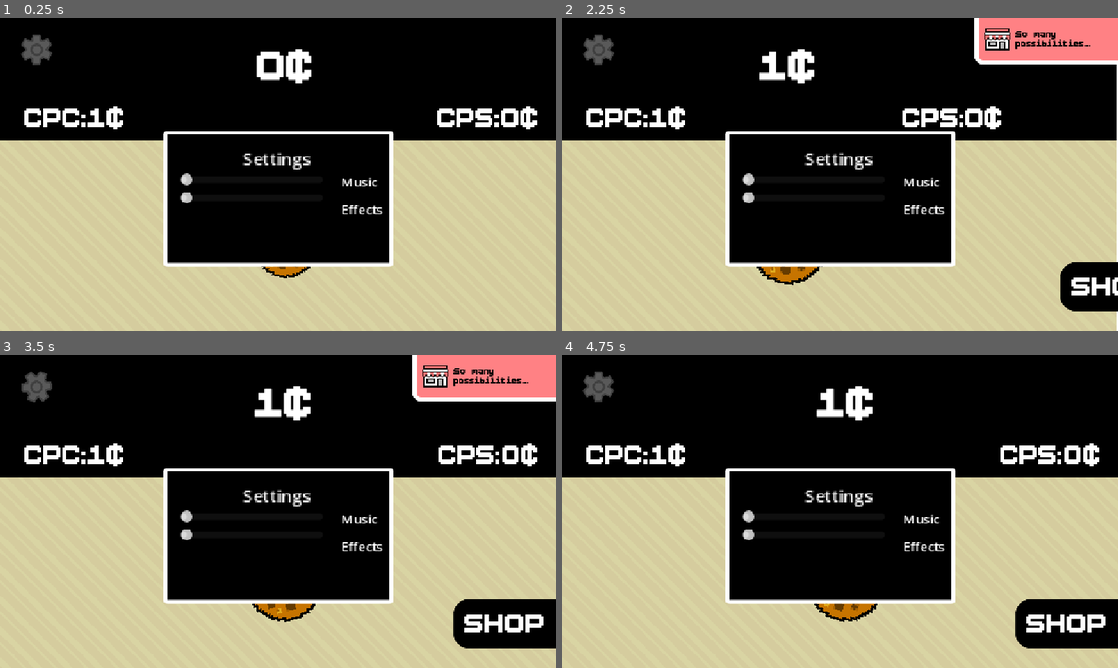
Above: before the commit, frames 1-4 (two rows, left to right).
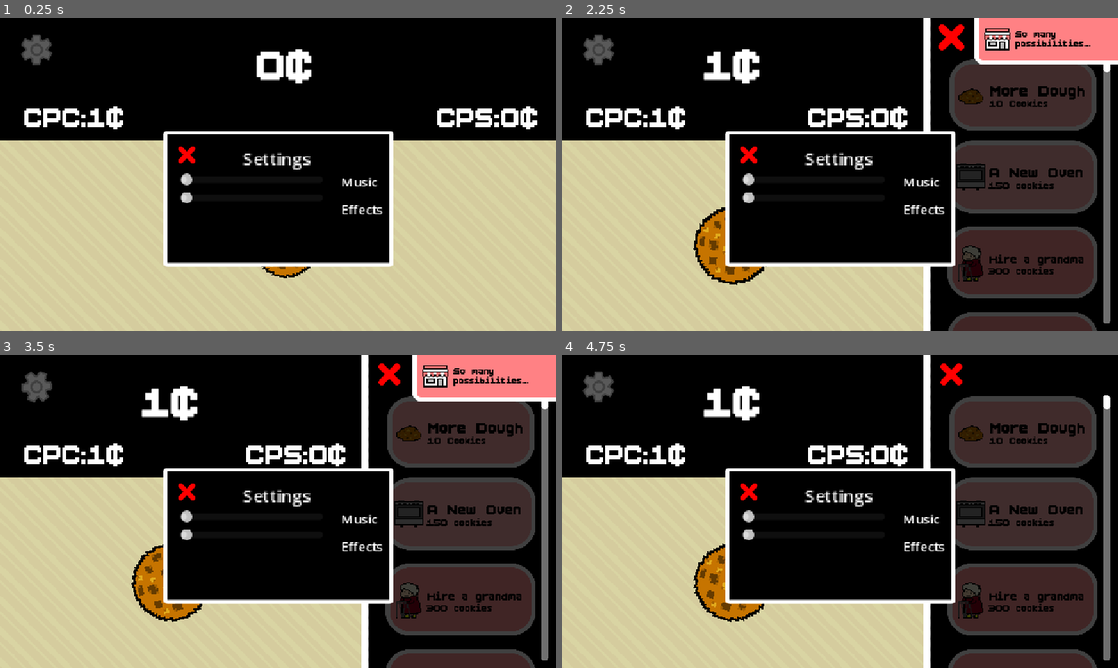
Above: after the commit, the same moments.

Repository: ashmitiscodingpython/sparkle-milkyway
Game: Godot game, scene res://scenes/main.tscn
Two runs of this game, one before a commit and one after it. Both use one fixed random seed, a clock stepped at 60 frames per second and the inputs below.
Inputs (mouse positions are in pixels of both pictures, inside the frame that each line leads up to):
- Up to frame 1 (0.25 s): no input
- Up to frame 2 (2.25 s): tap Enter at 0.5 s; move the mouse to (851, 243) at 0.52 s; hold Right 0.53-1.28 s; tap Alt at 0.6, 2.1 s; click (851, 243) at 0.67 s; move the mouse to (1084, 287) at 1.27 s; hold Down 1.28-2.03 s; tap Shift at 1.35 s; click (1084, 287) at 1.42 s; move the mouse to (951, 36) at 2.02 s; hold Right from 2.03 s (still down); click (951, 36) at 2.17 s
- Up to frame 3 (3.5 s): move the mouse to (38, 386) at 2.77 s; release Right at 2.78 s; hold Up from 2.78 s (still down); tap Shift at 2.85 s; click (38, 386) at 2.92 s
- Up to frame 4 (4.75 s): move the mouse to (1006, 558) at 3.52 s; release Up at 3.53 s; hold Left from 3.53 s (still down); tap Alt at 3.6 s; click (1006, 558) at 3.67 s; move the mouse to (673, 464) at 4.27 s; tap Shift at 4.35 s; click (673, 464) at 4.42 s

The runs differ from the first frame. In frame 1, 0.1% of the frame differs, in the area x 32-36%, y 41-47%; in frame 2, 29%, in the area x 23-100%, y 0-100%; in frame 3, 28%; in frame 4, 28%.

Commit message:
Hourly commit - changed a bit in close script

Diff:
--- a/scenes/main.tscn
+++ b/scenes/main.tscn
@@ -284,6 +284,7 @@
 position = Vector2(-115.248, -119.318)
 scale = Vector2(0.8, 0.8)
 script = ExtResource("10_yc10j")
+shop = true
 
 [node name="Close" type="Sprite2D" parent="Shop Background/close_"]
 z_index = 2
@@ -876,13 +877,13 @@
 [node name="CollisionShape2D" type="CollisionShape2D" parent="Settings"]
 shape = SubResource("CircleShape2D_ro3en")
 
-[node name="FactoryPrompt2" type="Sprite2D" parent="."]
+[node name="SettingsPrompt" type="Sprite2D" parent="."]
 texture_filter = 1
 position = Vector2(576, 368.17)
 scale = Vector2(1.65, 1.5)
 texture = ExtResource("23_pm3ni")
 
-[node name="Label" type="Label" parent="FactoryPrompt2"]
+[node name="Label" type="Label" parent="SettingsPrompt"]
 offset_left = -45.4545
 offset_top = -67.4467
 offset_right = 12.5455
@@ -890,21 +891,21 @@
 scale = Vector2(1.375, 1.375)
 text = "Settings"
 
-[node name="HSlider" type="HSlider" parent="FactoryPrompt2"]
+[node name="HSlider" type="HSlider" parent="SettingsPrompt"]
 offset_left = -123.03
 offset_top = -32.1133
 offset_right = 56.9697
 offset_bottom = -16.1133
 scale = Vector2(1, 1.15)
 
-[node name="HSlider2" type="HSlider" parent="FactoryPrompt2"]
+[node name="HSlider2" type="HSlider" parent="SettingsPrompt"]
 offset_left = -123.03
 offset_top = -7.44668
 offset_right = 56.9697
 offset_bottom = 8.55332
 scale = Vector2(1, 1.15)
 
-[node name="Label2" type="Label" parent="FactoryPrompt2"]
+[node name="Label2" type="Label" parent="SettingsPrompt"]
 offset_left = 78.7879
 offset_top = -30.78
 offset_right = 124.788
@@ -913,6 +914,23 @@
 
 Effects"
 label_settings = SubResource("LabelSettings_t5ykj")
+
+[node name="close_" type="Area2D" parent="SettingsPrompt"]
+z_index = 3
+position = Vector2(-115.152, -56.78)
+scale = Vector2(0.64, 0.98)
+script = ExtResource("10_yc10j")
+settings = true
+
+[node name="Close" type="Sprite2D" parent="SettingsPrompt/close_"]
+z_index = 2
+texture_filter = 1
+position = Vector2(3.05176e-05, -1.52588e-05)
+scale = Vector2(0.118812, 0.0852272)
+texture = ExtResource("11_jscy8")
+
+[node name="CollisionShape2D" type="CollisionShape2D" parent="SettingsPrompt/close_"]
+shape = SubResource("RectangleShape2D_f6ptj")
 
 [connection signal="mouse_entered" from="Cookie" to="Cookie" method="_on_mouse_entered"]
 [connection signal="mouse_exited" from="Cookie" to="Cookie" method="_on_mouse_exited"]
@@ -956,3 +974,5 @@
 [connection signal="mouse_exited" from="ColorPrompt/tick" to="ColorPrompt/tick" method="_on_mouse_exited"]
 [connection signal="mouse_entered" from="Settings" to="Settings" method="_on_mouse_entered"]
 [connection signal="mouse_exited" from="Settings" to="Settings" method="_on_mouse_exited"]
+[connection signal="mouse_entered" from="SettingsPrompt/close_" to="SettingsPrompt/close_" method="_on_mouse_entered"]
+[connection signal="mouse_exited" from="SettingsPrompt/close_" to="SettingsPrompt/close_" method="_on_mouse_exited"]
--- a/scripts/close.gd
+++ b/scripts/close.gd
@@ -4,38 +4,31 @@
 var inflate = false
 @export var black = false
 @export var factory = false
-@export var color = false
+@export var shop = false
+@export var settings = false
 @onready var area = $"."
 @onready var bla = $"../../Black Background"
 @onready var game_manager = %GameManager
+var norm = Vector2()
+
+func _ready() -> void:
+	norm = area.scale
 
 func _process(_delta: float) -> void:
 	if mouse:
-		if !factory:
-			var scaled = (1 - area.scale.x) / 5
-			area.scale += Vector2(scaled, scaled)
-		elif !color:
-			area.scale += (Vector2(0.86, -1.199) - area.scale) / 5
-		elif color:
-			area.scale += (Vector2(0.7728, -1.0776) - area.scale) / 5
+		area.scale += ((norm * 1.2) - area.scale) / 5
 	else:
-		if !factory:
-			var scaled = (0.8 - area.scale.x) / 5
-			area.scale += Vector2(scaled, scaled)
-		elif !color:
-			area.scale += (Vector2(0.67, -0.934) - area.scale) / 5
-		elif color:
-			area.scale += (Vector2(0.644, -0.898) - area.scale) / 5
+		area.scale += (norm - area.scale) / 5
 
 func _input(event: InputEvent) -> void:
 	if event is InputEventMouseButton and event.pressed:
-		if mouse and factory and !color:
+		if mouse:
 			game_manager.facset = false
-		elif mouse and !black and !color:
+		elif mouse:
 			game_manager.open = false
-		elif mouse and black:
+		elif mouse:
 			game_manager.black = false
-		elif mouse and color:
+		elif mouse:
 			game_manager.factory_color_prompt = false
 
 func _on_mouse_entered() -> void:
